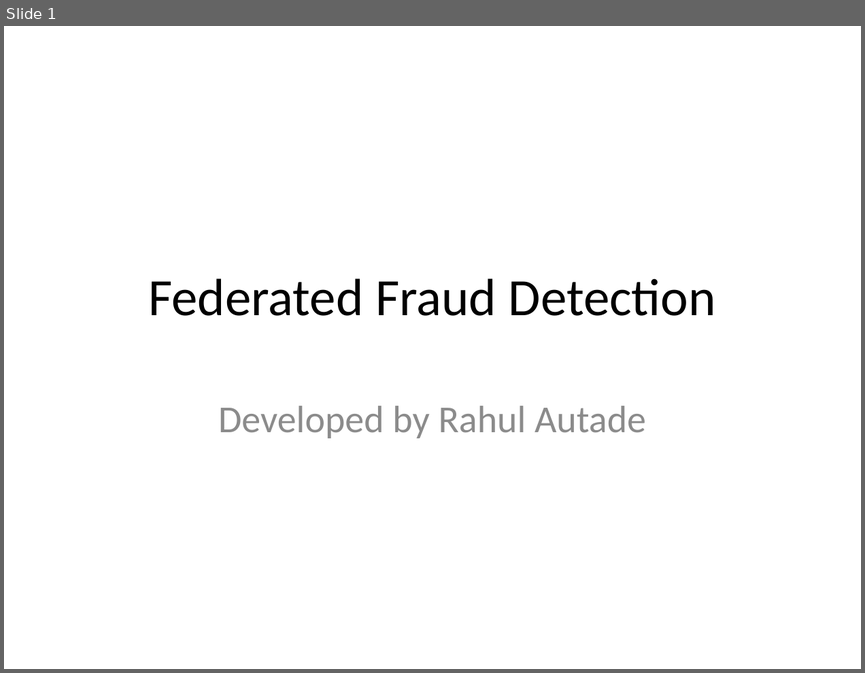
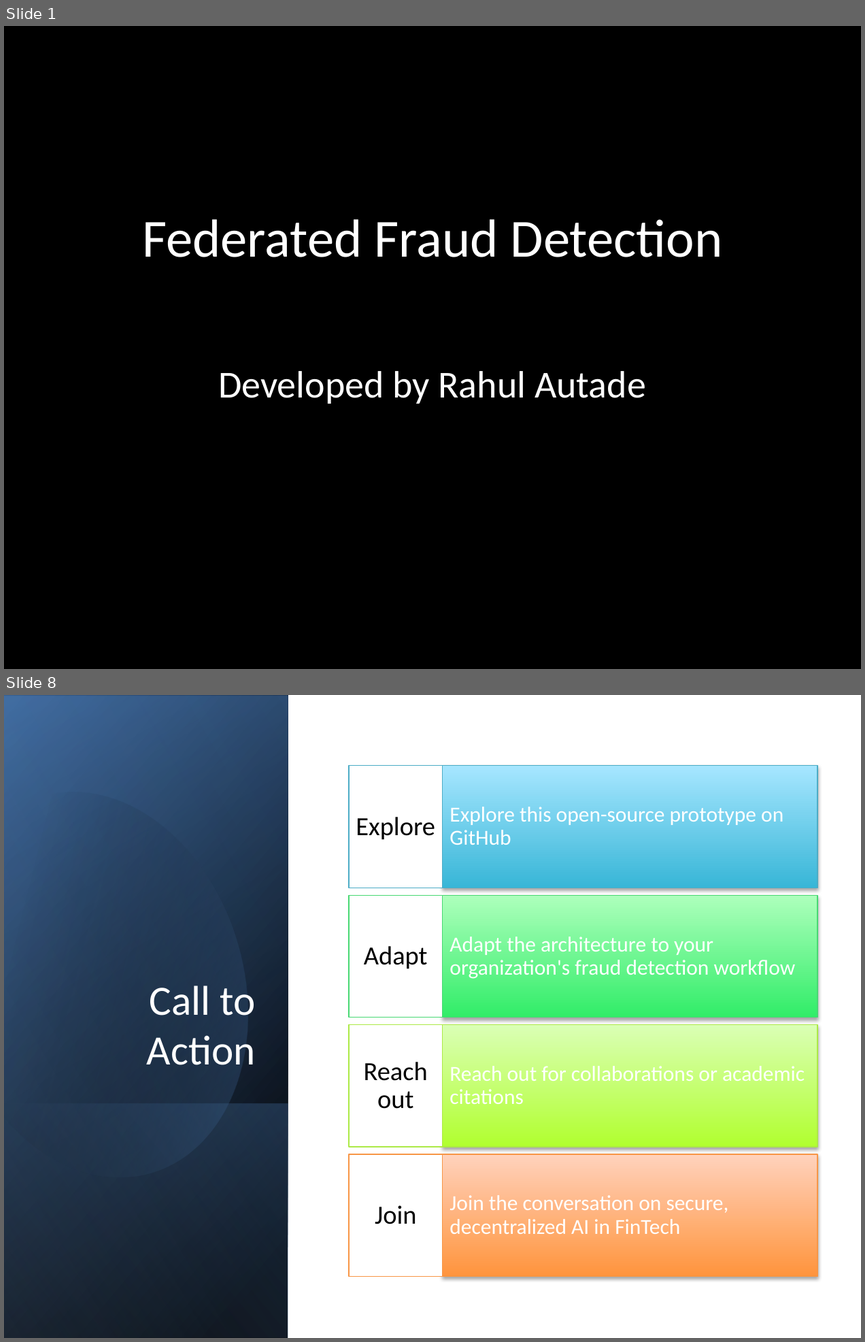
Before and after one commit to rahul2287/fraud-detection-federated, a slide deck: fraud-detection-federated/docs/fraud_detection_presentation.pptx. Shown one above the other, each under a label of ours: slide 1 before the commit, slides 1 and 8 after it; the slides between them are not shown. The pictures are 865x673 and 865x1342 pixels, drawn with LibreOffice and Linux fonts; fonts in the diff are those of the drawing; background and template pictures are left out; a plain dark background stands for a picture behind light text. Boxes give left, top, right and bottom in pixels: in the first picture for what was removed or moved away, otherwise in the second. Text is boxed around its words. In the diff, an @@ line names an element or a change of style, - is before the commit and + after.

```diff
--- a/fraud-detection-federated/docs/fraud_detection_presentation.pptx
+++ b/fraud-detection-federated/docs/fraud_detection_presentation.pptx
@@ slide 8 added at [4, 695, 861, 1338], background #FFFFFF @@
@@ rectangle added at [5, 695, 288, 1337], fill gradient #000000 to #376092 @@
@@ rectangle added at [5, 696, 288, 1338], fill gradient #000000 to #4F81BD @@
@@ rectangle added at [5, 695, 288, 1337], fill gradient #000000 to #95B3D7 @@
@@ freeform shape added at [4, 756, 292, 1208], fill gradient #000000 to #4F81BD @@
@@ title added at [147, 985, 256, 1065], 35 pt, text #FFFFFF @@
+Call to Action
@@ rectangle added at [5, 1103, 288, 1338], fill gradient #4F81BD to #000000 @@
@@ group added at [349, 765, 817, 1277]: 8 rectangles, 8 texts @@
+Explore this open-source prototype on GitHub
+Explore
+Adapt the architecture to your organization's fraud detection workflow
+Adapt
+Reach out for collaborations or academic citations
+Reach out
+Join the conversation on secure, decentralized AI in FinTech
+Join
@@ slide 1 changed as well @@
@@ background #FFFFFF to picture (left out) @@
@@ rectangle added at [4, 26, 861, 669], fill #000000 @@
@@ title "Federated Fraud Detection": place and size @@
-title "Federated Fraud Detection" at [148, 278, 716, 316]
+title "Federated Fraud Detection" at [142, 219, 723, 257]
@@ title "Federated Fraud Detection" at [142, 219, 723, 257]: size 44 to 45 pt, text colour #000000 to #FFFFFF @@
@@ subtitle "Developed by Rahul Autade": place and size @@
-subtitle "Developed by Rahul Autade" at [218, 405, 646, 438]
+subtitle "Developed by Rahul Autade" at [218, 371, 646, 403]
@@ subtitle "Developed by Rahul Autade" at [218, 371, 646, 403]: text colour #8C8C8C to #FFFFFF @@
```
Also in this commit, not shown: 3 other slides changed, 4 other slides added.
